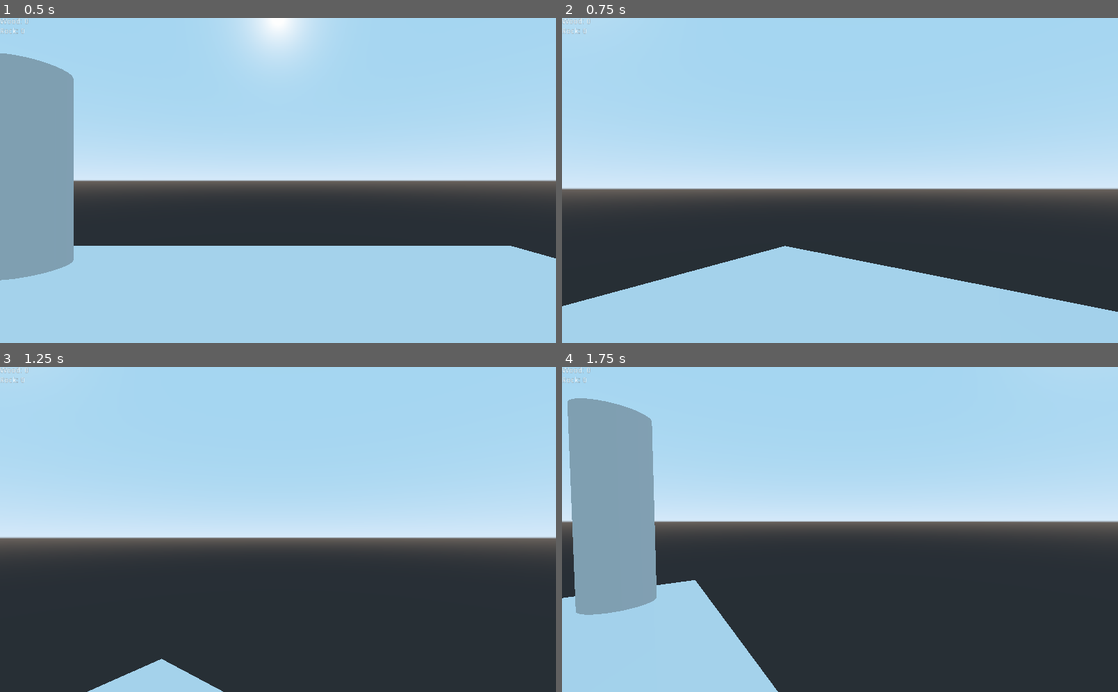
Above: before the commit, frames 1-4 (two rows, left to right).
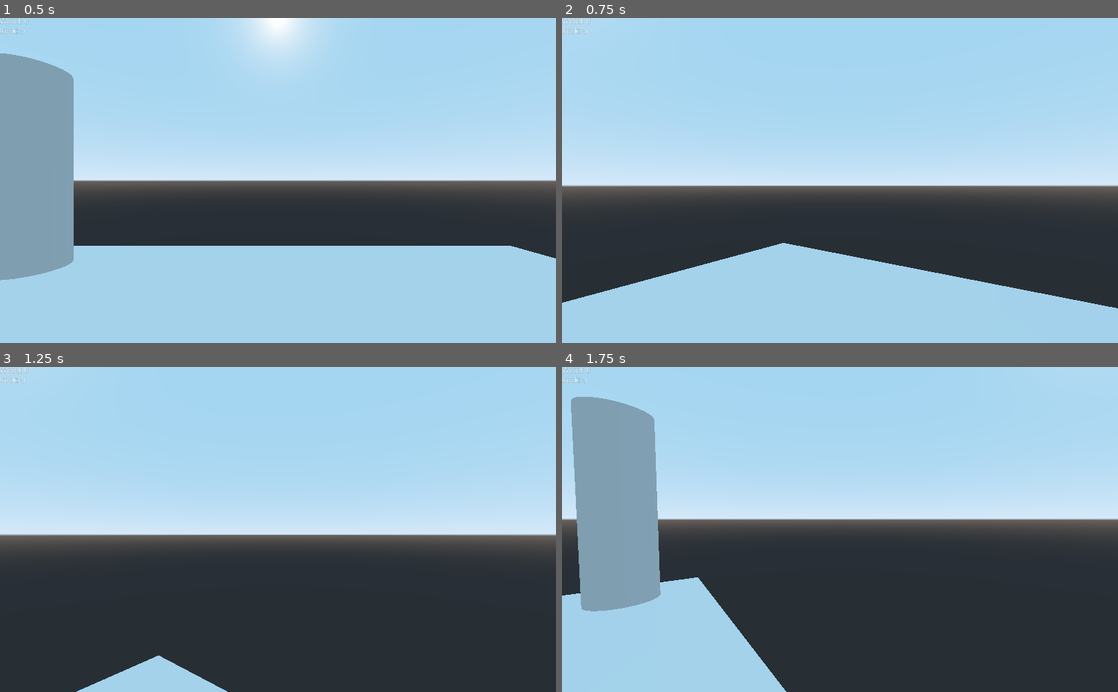
Above: after the commit, the same moments.

Repository: Xwilarg/BearJam
Game: Godot game, scene res://Scenes/Main.tscn
Same seed, same stepped clock (60 frames per second), same inputs: the game is played once before the commit and once after it.
Inputs (mouse positions are in pixels of both pictures, inside the frame that each line leads up to):
- Up to frame 1 (0.5 s): no input
- Up to frame 2 (0.75 s): tap Enter at 0.5 s; move the mouse to (867, 180) at 0.52 s; hold W (forward) from 0.53 s (still down); hold F (Blue, bound only after the commit) from 0.53 s (still down)
- Up to frame 3 (1.25 s): keep holding W (forward); keep holding F (Blue, bound only after the commit); tap J (Green, bound only after the commit) at 0.8 s
- Up to frame 4 (1.75 s): keep holding W (forward); move the mouse to (812, 529) at 1.27 s; release F (Blue, bound only after the commit) at 1.28 s; tap J (Green, bound only after the commit) at 1.35 s; tap K (Yellow, bound only after the commit) at 1.55 s

Frame 1 is identical in both runs. In frame 2, 2.3% of the frame differs, in the area x 0-100%, y 51-91%; in frame 3, 1.6%; in frame 4, 2.4%, in the area x 0-100%, y 9-100%.

Commit message:
Add base rythm game

Diff:
--- /dev/null
+++ b/Scenes/Night.tscn
@@ -0,0 +1,80 @@
+[gd_scene load_steps=8 format=2]
+
+[ext_resource path="res://UI/redbar.png" type="Texture" id=1]
+[ext_resource path="res://Scripts/Night.gd" type="Script" id=2]
+[ext_resource path="res://Scenes/Note.tscn" type="PackedScene" id=3]
+[ext_resource path="res://UI/blubar.png" type="Texture" id=4]
+[ext_resource path="res://UI/yelbar.png" type="Texture" id=5]
+[ext_resource path="res://UI/grebar.png" type="Texture" id=6]
+
+[sub_resource type="BoxShape" id=1]
+
+[node name="Night" type="Spatial"]
+script = ExtResource( 2 )
+
+[node name="Camera" type="Camera" parent="."]
+transform = Transform( 1, 0, 0, 0, 1, 0, 0, 0, 1, 0, 5, 5 )
+projection = 1
+size = 10.0
+
+[node name="RedLane" type="Sprite3D" parent="."]
+transform = Transform( 1, 0, 0, 0, 1.8, 0, 0, 0, 1, -1.5, 5.5, -2.362 )
+texture = ExtResource( 1 )
+
+[node name="RedLane2" type="Sprite3D" parent="."]
+transform = Transform( 1, 0, 0, 0, 1.8, 0, 0, 0, 1, -0.5, 5.5, -2.362 )
+texture = ExtResource( 4 )
+
+[node name="RedLane3" type="Sprite3D" parent="."]
+transform = Transform( 1, 0, 0, 0, 1.8, 0, 0, 0, 1, 0.5, 5.5, -2.362 )
+texture = ExtResource( 6 )
+
+[node name="RedLane4" type="Sprite3D" parent="."]
+transform = Transform( 1, 0, 0, 0, 1.8, 0, 0, 0, 1, 1.5, 5.5, -2.362 )
+texture = ExtResource( 5 )
+
+[node name="Miss Area" type="Area" parent="."]
+transform = Transform( 1, 0, 0, 0, 1, 0, 0, 0, 1, 0, -0.448635, -1.45142 )
+
+[node name="CollisionShape" type="CollisionShape" parent="Miss Area"]
+transform = Transform( 2, 0, 0, 0, 1, 0, 0, 0, 1, 0, 0, 0 )
+shape = SubResource( 1 )
+
+[node name="Perfect Area" type="Area" parent="."]
+transform = Transform( 1, 0, 0, 0, 1, 0, 0, 0, 1, 0, 0.641174, -1.45142 )
+
+[node name="CollisionShape" type="CollisionShape" parent="Perfect Area"]
+transform = Transform( 2, 0, 0, 0, 0.1, 0, 0, 0, 1, 0, 0.385225, 0 )
+shape = SubResource( 1 )
+
+[node name="Hit Area" type="Area" parent="."]
+transform = Transform( 1, 0, 0, 0, 1, 0, 0, 0, 1, 0, 0.83849, -1.45142 )
+
+[node name="CollisionShape" type="CollisionShape" parent="Hit Area"]
+transform = Transform( 2, 0, 0, 0, 0.1, 0, 0, 0, 1, 0, 0.385225, 0 )
+shape = SubResource( 1 )
+
+[node name="Note" parent="." instance=ExtResource( 3 )]
+transform = Transform( 1, 0, 0, 0, 1, 0, 0, 0, 1, 0.5, 5, -2 )
+
+[node name="HitLabel" type="Label3D" parent="."]
+transform = Transform( 1, 0, 0, 0, 1, 0, 0, 0, 1, -4.28034, 1.61947, -1 )
+pixel_size = 0.1
+text = "00"
+
+[node name="PerfectLabel" type="Label3D" parent="."]
+transform = Transform( 1, 0, 0, 0, 1, 0, 0, 0, 1, -4.28034, 3.12661, -1 )
+pixel_size = 0.1
+text = "00"
+
+[node name="ComboLabel" type="Label3D" parent="."]
+transform = Transform( 1, 0, 0, 0, 1, 0, 0, 0, 1, -4.28034, 4.71073, -1 )
+pixel_size = 0.1
+text = "00"
+
+[node name="BestComboLabel" type="Label3D" parent="."]
+transform = Transform( 1, 0, 0, 0, 1, 0, 0, 0, 1, -4.28034, 6.16905, -1 )
+pixel_size = 0.1
+text = "00"
+
+[connection signal="body_entered" from="Miss Area" to="." method="_on_Miss_Area_body_entered"]
--- /dev/null
+++ b/Scenes/Note.tscn
@@ -0,0 +1,22 @@
+[gd_scene load_steps=5 format=2]
+
+[ext_resource path="res://Scripts/Note.gd" type="Script" id=1]
+
+[sub_resource type="SphereShape" id=3]
+
+[sub_resource type="SphereMesh" id=1]
+
+[sub_resource type="SpatialMaterial" id=2]
+albedo_color = Color( 0.898039, 0.133333, 0.85098, 1 )
+
+[node name="Note" type="KinematicBody"]
+script = ExtResource( 1 )
+
+[node name="CollisionShape" type="CollisionShape" parent="."]
+transform = Transform( 0.45, 0, 0, 0, 0.15, 0, 0, 0, 0.2, 0, 0, 0 )
+shape = SubResource( 3 )
+
+[node name="MeshInstance" type="MeshInstance" parent="CollisionShape"]
+mesh = SubResource( 1 )
+skeleton = NodePath("../..")
+material/0 = SubResource( 2 )
--- a/Scripts/GameSytem.gd
+++ b/Scripts/GameSytem.gd
@@ -3,7 +3,7 @@
 var clock = Timer.new()
 
 var day_time = 0; # day = 0, night = 1
-
+var note_speed = 1
 
 # Called when the node enters the scene tree for the first time.
 func _ready():
--- /dev/null
+++ b/Scripts/Night.gd
@@ -0,0 +1,75 @@
+extends Spatial
+
+
+# Declare member variables here. Examples:
+# var a = 2
+# var b = "text"
+
+var perfect = 0;
+var hit = 0;
+var miss = 0;
+var combo = 0;
+var best_combo = 0;
+
+# Called when the node enters the scene tree for the first time.
+func _ready():
+	pass # Replace with function body.
+
+
+# Called every frame. 'delta' is the elapsed time since the previous frame.
+func _process(_delta):
+	hit = check_note($"Hit Area", hit);
+	perfect = check_note($"Perfect Area", perfect);
+	update_ui();
+	pass
+
+func update_ui():
+	$HitLabel.text = str(hit);
+	$PerfectLabel.text = str(perfect);
+	$ComboLabel.text = str(combo);
+	$BestComboLabel.text = str(best_combo);
+
+func check_note(zone, score):
+	var notes = zone.get_overlapping_bodies();
+
+	for note in notes:
+		if note.translation.x == -1.5:
+			if Input.is_action_pressed("Red"):
+				score += 1;
+				combo += 1;
+				if combo > best_combo:
+					best_combo = combo;
+				note.free();
+			print("gauche");
+		elif note.translation.x == -0.5:
+			if Input.is_action_pressed("Blue"):
+				score += 1;
+				combo += 1;
+				if combo > best_combo:
+					best_combo = combo;
+				note.free();
+			print("centre gauche");
+		elif note.translation.x == 0.5:
+			if Input.is_action_pressed("Green"):
+				score += 1;
+				combo += 1;
+				if combo > best_combo:
+					best_combo = combo;
+				note.free();
+			print("centre droite");
+		elif note.translation.x == 1.5:
+			if Input.is_action_pressed("Yellow"):
+				score += 1;
+				combo += 1;
+				if combo > best_combo:
+					best_combo = combo;
+				note.free();
+			print("droite");
+	return(score);
+
+func _on_Miss_Area_body_entered(body):
+	if "Note" in body.name:
+		miss += 1;
+		combo = 0;
+		body.free();
+		print("miss");
--- /dev/null
+++ b/Scripts/Note.gd
@@ -0,0 +1,16 @@
+extends KinematicBody
+
+
+# Declare member variables here. Examples:
+# var a = 2
+# var b = "text"
+
+
+# Called when the node enters the scene tree for the first time.
+func _ready():
+	pass # Replace with function body.
+
+
+# Called every frame. 'delta' is the elapsed time since the previous frame.
+func _process(_delta):
+	move_and_slide(Vector3(0, -1 * GameSytem.note_speed, 0));
--- a/project.godot
+++ b/project.godot
@@ -17,6 +17,11 @@
 [autoload]
 
 GameSytem="*res://Scripts/GameSytem.gd"
+
+[display]
+
+window/stretch/mode="viewport"
+window/stretch/aspect="expand"
 
 [gui]
 
@@ -49,6 +54,26 @@
 "events": [ Object(InputEventKey,"resource_local_to_scene":false,"resource_name":"","device":0,"alt":false,"shift":false,"control":false,"meta":false,"command":false,"pressed":false,"scancode":0,"physical_scancode":32,"unicode":0,"echo":false,"script":null)
  ]
 }
+Red={
+"deadzone": 0.5,
+"events": [ Object(InputEventKey,"resource_local_to_scene":false,"resource_name":"","device":0,"alt":false,"shift":false,"control":false,"meta":false,"command":false,"pressed":false,"scancode":68,"physical_scancode":0,"unicode":0,"echo":false,"script":null)
+ ]
+}
+Blue={
+"deadzone": 0.5,
+"events": [ Object(InputEventKey,"resource_local_to_scene":false,"resource_name":"","device":0,"alt":false,"shift":false,"control":false,"meta":false,"command":false,"pressed":false,"scancode":70,"physical_scancode":0,"unicode":0,"echo":false,"script":null)
+ ]
+}
+Green={
+"deadzone": 0.5,
+"events": [ Object(InputEventKey,"resource_local_to_scene":false,"resource_name":"","device":0,"alt":false,"shift":false,"control":false,"meta":false,"command":false,"pressed":false,"scancode":74,"physical_scancode":0,"unicode":0,"echo":false,"script":null)
+ ]
+}
+Yellow={
+"deadzone": 0.5,
+"events": [ Object(InputEventKey,"resource_local_to_scene":false,"resource_name":"","device":0,"alt":false,"shift":false,"control":false,"meta":false,"command":false,"pressed":false,"scancode":75,"physical_scancode":0,"unicode":0,"echo":false,"script":null)
+ ]
+}
 
 [physics]
 
Binary file added: UI/blubar.png
Not shown, added: UI/blubar.png.import
Binary file added: UI/grebar.png
Not shown, added: UI/grebar.png.import
Binary file added: UI/redbar.png
Not shown, added: UI/redbar.png.import
Binary file added: UI/yelbar.png
Not shown, added: UI/yelbar.png.import
Not shown, added: UI/blubar.xcf
Not shown, added: UI/grebar.xcf
Not shown, added: UI/redbar.xcf
Not shown, added: UI/yelbar.xcf
